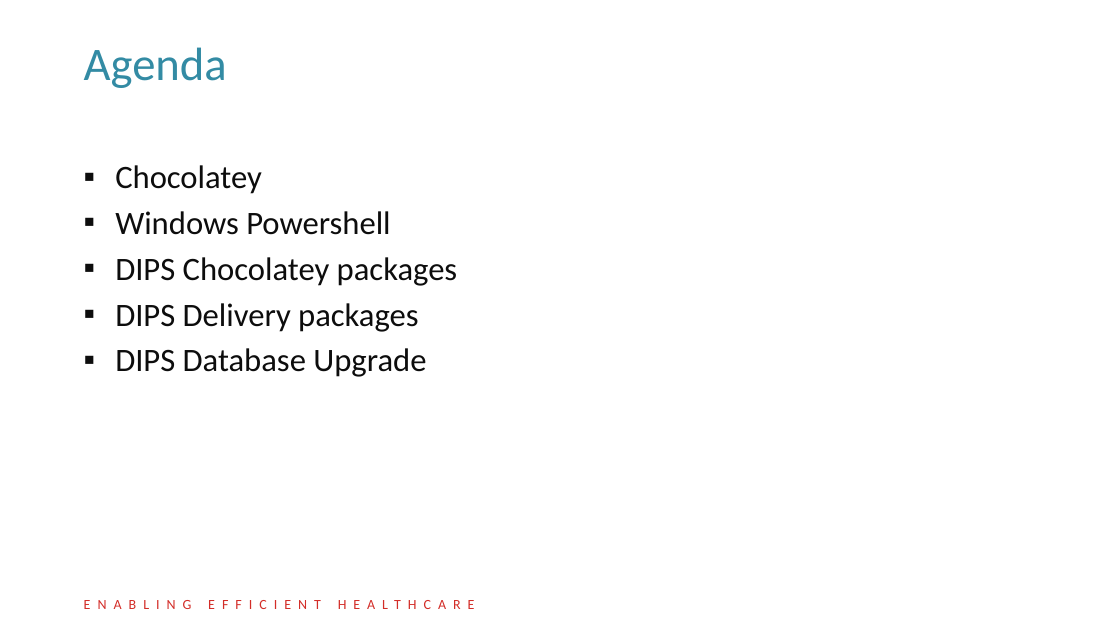
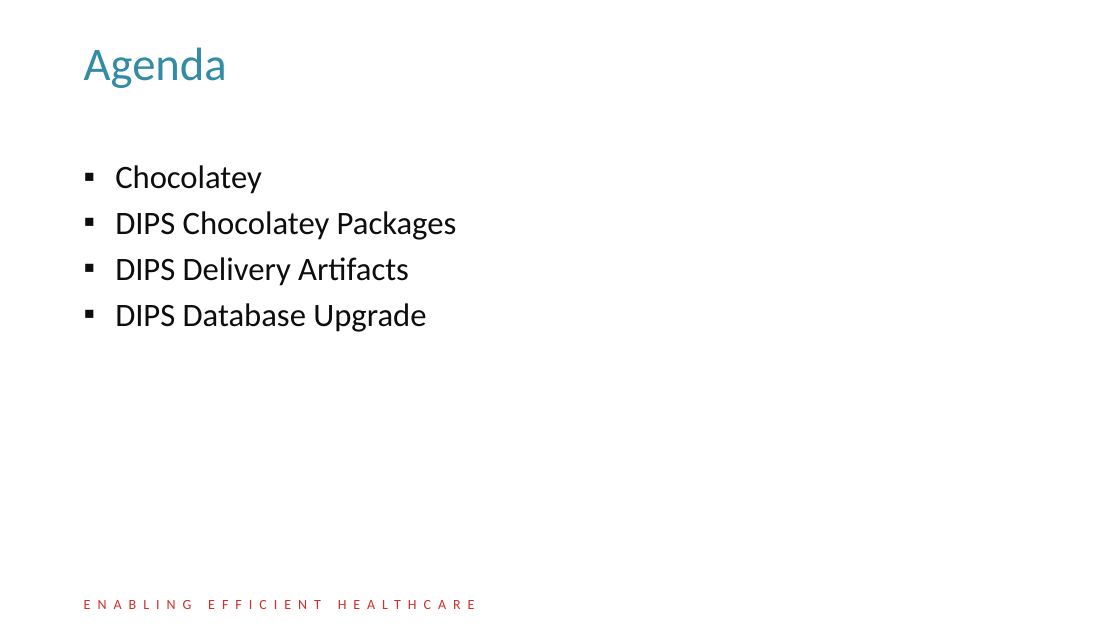
Before and after one commit to DIPSAS/InstallationTech, a slide deck: slide 3 of presentation/InstallationCourse.pptx. Drawn at 1120x630 pixels with LibreOffice and Linux fonts; fonts in the diff are those of the drawing; background and template pictures are left out. Boxes give left, top, right and bottom in pixels: in the first picture for what was removed or moved away, otherwise in the second. Text is boxed around its words. In the diff, an @@ line names an element or a change of style, - is before the commit and + after.

```diff
--- a/presentation/InstallationCourse.pptx
+++ b/presentation/InstallationCourse.pptx
@@ text at (x1=115, y1=211, x2=457, y2=286): text changed @@
-▪ Windows Powershell
-▪ DIPS Chocolatey packages
-▪ DIPS Delivery packages
+▪ DIPS Chocolatey Packages
+▪ DIPS Delivery Artifacts
```
Also in this commit, not shown: 6 other slides changed, 1 slide added.
